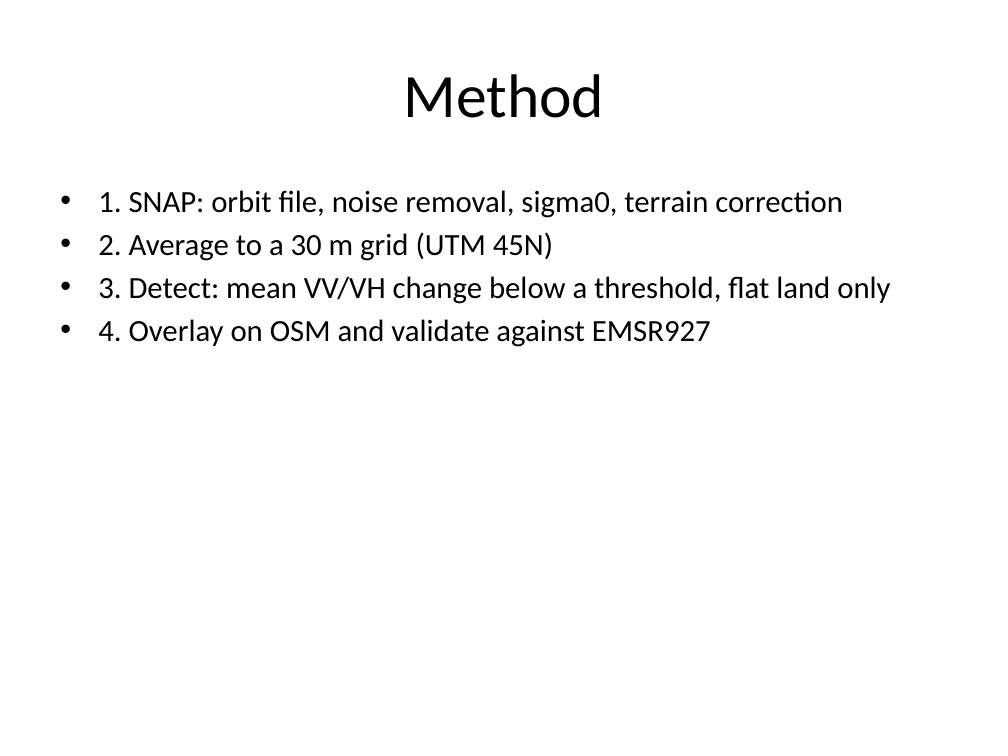
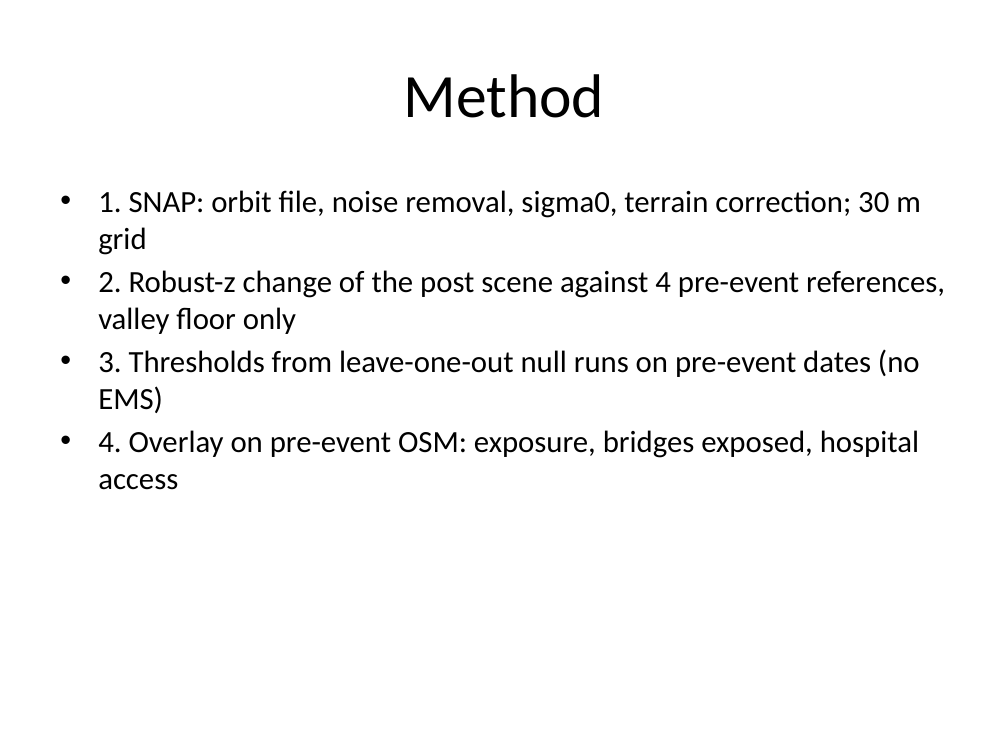
Before and after one commit to MANIKANTH678/trishuli-flood-mapping, a slide deck: slide 4 of outputs/presentation.pptx. Drawn at 1008x756 pixels with LibreOffice and Linux fonts; fonts in the diff are those of the drawing. Boxes give left, top, right and bottom in pixels: in the first picture for what was removed or moved away, otherwise in the second. Text is boxed around its words. In the diff, an @@ line names an element or a change of style, - is before the commit and + after.

```diff
--- a/outputs/presentation.pptx
+++ b/outputs/presentation.pptx
@@ text at bbox=[98, 190, 945, 490]: text changed @@
-• 1. SNAP: orbit file, noise removal, sigma0, terrain correction
-• 2. Average to a 30 m grid (UTM 45N)
-• 3. Detect: mean VV/VH change below a threshold, flat land only
-• 4. Overlay on OSM and validate against EMSR927
+• 1. SNAP: orbit file, noise removal, sigma0, terrain correction; 30 m grid
+• 2. Robust-z change of the post scene against 4 pre-event references, valley floor only
+• 3. Thresholds from leave-one-out null runs on pre-event dates (no EMS)
+• 4. Overlay on pre-event OSM: exposure, bridges exposed, hospital access
```
Also in this commit, not shown: 6 other slides changed, 2 slides added, 3 slides removed, 4 other files.
